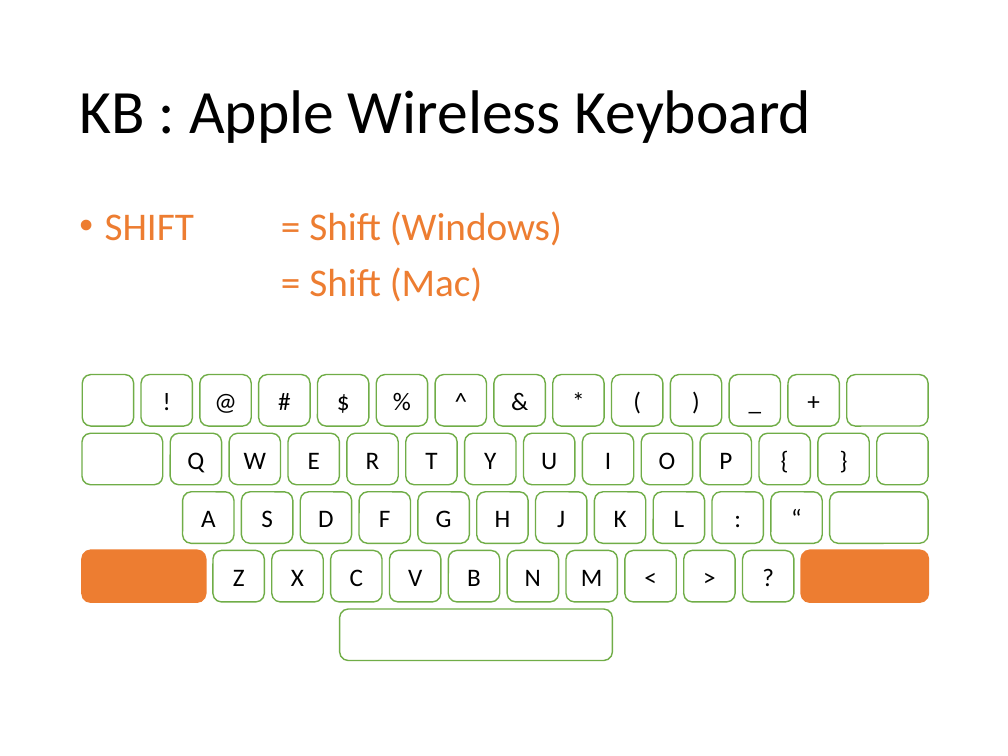
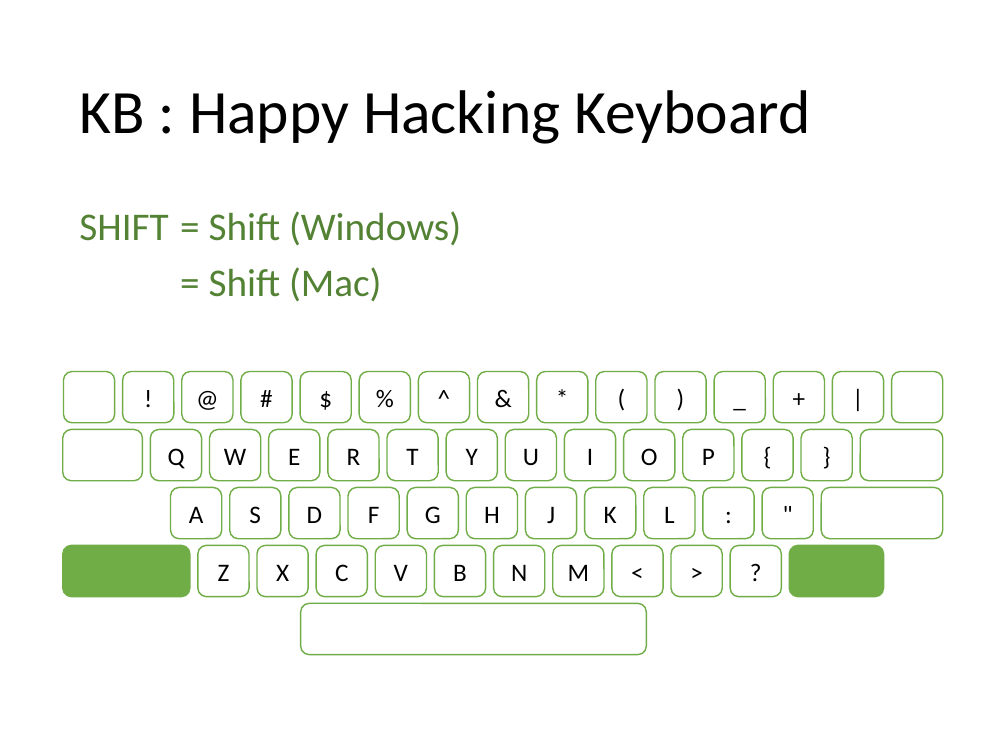
Before and after one commit to ittooo66/myAHK, a slide deck: slide 11 of MANUAL.pptx (slide 10 before the commit). Drawn at 1008x756 pixels with LibreOffice and Linux fonts; fonts in the diff are those of the drawing. Boxes give left, top, right and bottom in pixels: in the first picture for what was removed or moved away, otherwise in the second. Text is boxed around its words. In the diff, an @@ line names an element or a change of style, - is before the commit and + after.

```diff
--- a/MANUAL.pptx
+++ b/MANUAL.pptx
@@ title at <box>79,90,810,144</box>: text changed @@
-KB : Apple Wireless Keyboard
+KB : Happy Hacking Keyboard
@@ text "SHIFT = Shift (Windows)" at <box>79,211,461,301</box>: text colour #ED7D31 to #548235; bullet • to none @@
@@ text in rounded rectangle at <box>833,372,884,423</box>: text added @@
+|
@@ rounded rectangle "|": place and size @@
-rounded rectangle "|" at <box>847,375,928,426</box>
+rounded rectangle "|" at <box>833,372,884,423</box>
@@ rounded rectangle added at <box>891,372,942,423</box>, fill #FFFFFF, outline #70AD47 1 pt @@
@@ 15 rounded rectangles: place and size @@
-15 rounded rectangles at <box>82,375,752,485</box>
+15 rounded rectangles at <box>62,372,734,481</box>
@@ 20 rounded rectangles: place and size @@
-20 rounded rectangles at <box>213,375,869,602</box>
+20 rounded rectangles at <box>198,372,853,597</box>
@@ rounded rectangle: place and size @@
-rounded rectangle at <box>877,433,928,485</box>
+rounded rectangle at <box>860,429,942,481</box>
@@ text in rounded rectangle at <box>762,488,813,539</box>: text changed @@
-“
+"
@@ rounded rectangle: place and size @@
-rounded rectangle at <box>830,492,928,543</box>
+rounded rectangle at <box>822,488,943,539</box>
@@ rounded rectangle: place and size @@
-rounded rectangle at <box>83,550,206,602</box>
+rounded rectangle at <box>62,545,190,597</box>
@@ rounded rectangle at <box>62,545,190,597</box>: fill #ED7D31 to #70AD47; outline #ED7D31 1.5 pt to #70AD47 1 pt @@
@@ 12 rounded rectangles: place and size @@
-12 rounded rectangles at <box>182,492,823,602</box>
+12 rounded rectangles at <box>170,488,813,597</box>
@@ rounded rectangle at <box>789,545,884,597</box>: fill #ED7D31 to #70AD47; outline #ED7D31 1.5 pt to #70AD47 1 pt @@
@@ rounded rectangle: place and size @@
-rounded rectangle at <box>801,550,928,602</box>
+rounded rectangle at <box>789,545,884,597</box>
@@ rounded rectangle: place and size @@
-rounded rectangle at <box>340,609,613,660</box>
+rounded rectangle at <box>300,604,646,655</box>
```
Also in this commit, not shown: 5 other slides changed, 4 slides added, 6 slides removed, 1 other file.
